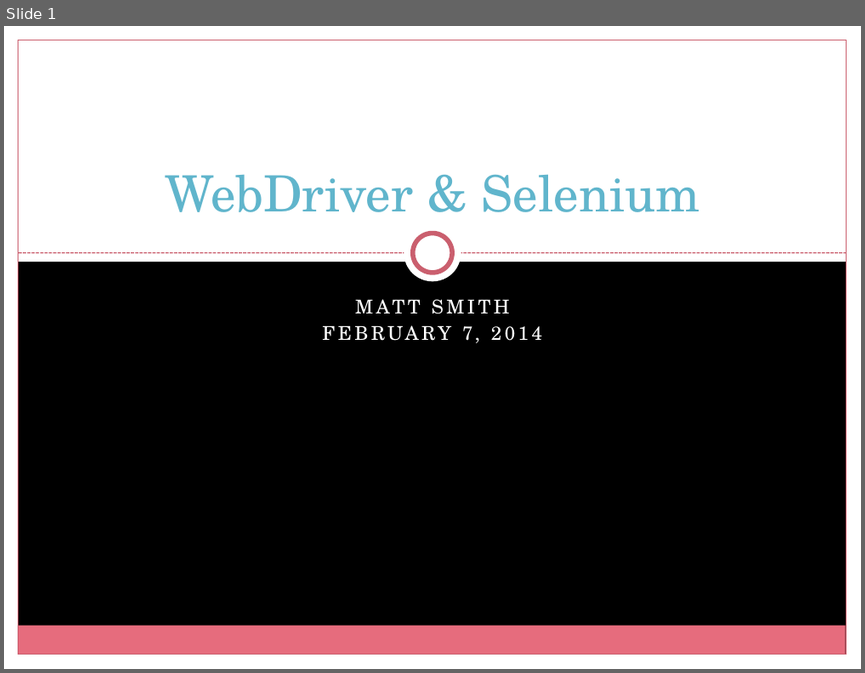
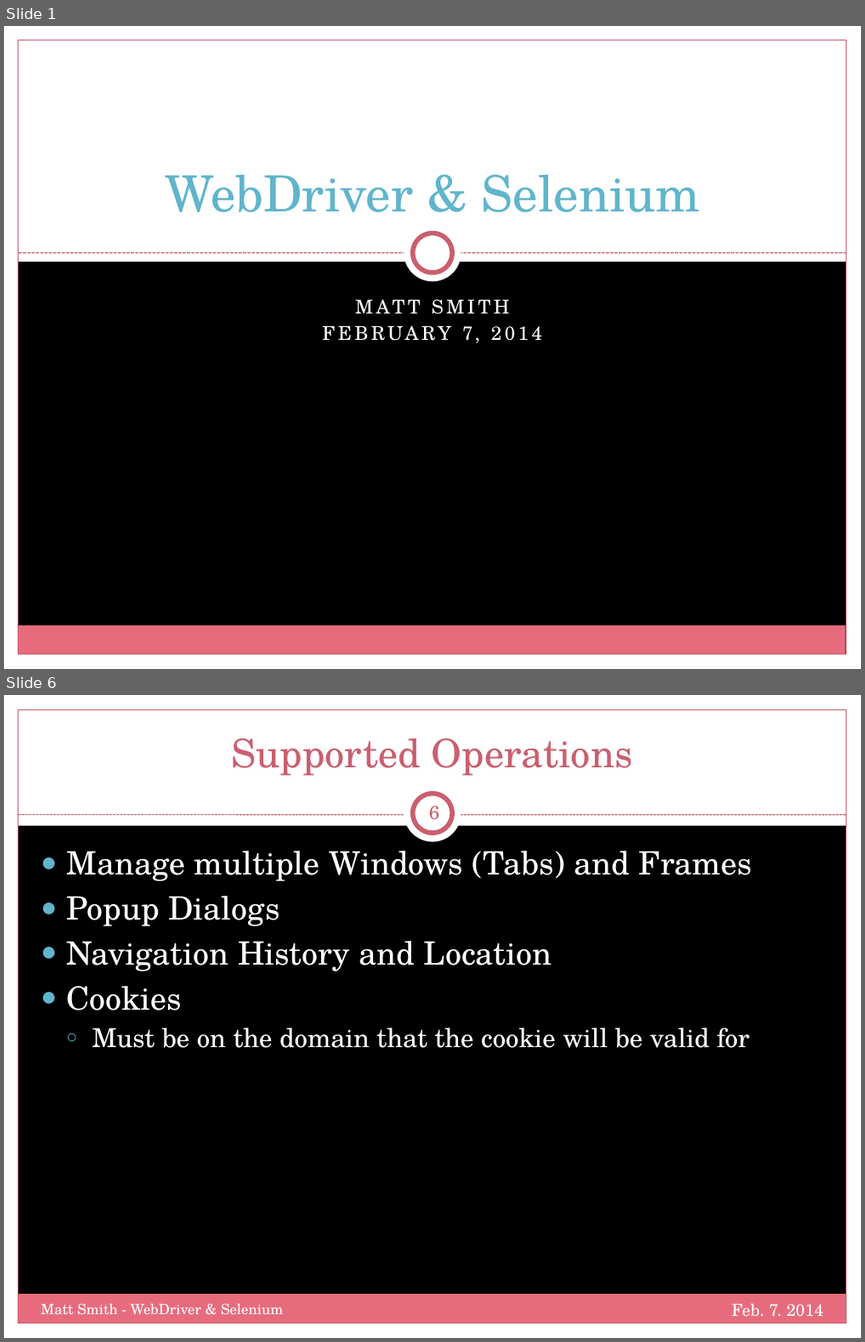
Before and after one commit to mtscout6/my-presentations, a slide deck: WebDriver/Slides.pptx. Shown one above the other, each under a label of ours: slide 1 before the commit, slides 1 and 6 after it; the slides between them are not shown. The pictures are 865x673 and 865x1342 pixels, drawn with LibreOffice and Linux fonts; fonts in the diff are those of the drawing; background and template pictures are left out. Boxes give left, top, right and bottom in pixels: in the first picture for what was removed or moved away, otherwise in the second. Text is boxed around its words. In the diff, an @@ line names an element or a change of style, - is before the commit and + after.

Commit message:
Updated supported browsers, and element location in slide deck

```diff
--- a/WebDriver/Slides.pptx
+++ b/WebDriver/Slides.pptx
@@ slide 6 added at <box>4,695,861,1338</box>, background picture (left out); not listed: 5 template elements that a slide beside it also shows @@
@@ rectangle added at <box>4,695,861,825</box>, fill #FFFFFF @@
@@ title added at <box>231,738,633,776</box>, 33 pt, text #CB5F6E @@
+Supported Operations
@@ ellipse added at <box>404,785,461,842</box>, fill #FFFFFF @@
@@ ellipse added at <box>413,794,452,833</box>, fill #FFFFFF, outline #CB5F6E 4 pt @@
@@ line added from (18, 815) to (846, 815), #CB5F6E 0.75 pt dashed @@
@@ page number added at <box>429,805,439,820</box>, 16 pt, text #CB5F6E @@
+6
@@ text added at <box>66,851,752,1048</box>, 27 pt, text #FFFFFF @@
+● Manage multiple Windows (Tabs) and Frames
+● Popup Dialogs
+● Navigation History and Location
+● Cookies
+  ○ Must be on the domain that the cookie will be valid for
@@ text added at <box>41,1303,283,1314</box>, 12 pt, text #FFFFFF @@
+Matt Smith - WebDriver & Selenium
@@ text added at <box>732,1303,823,1315</box>, 14 pt, text #FFFFFF @@
+Feb. 7. 2014
```
Also in this commit, not shown: 4 slides changed, 6 other slides added.
